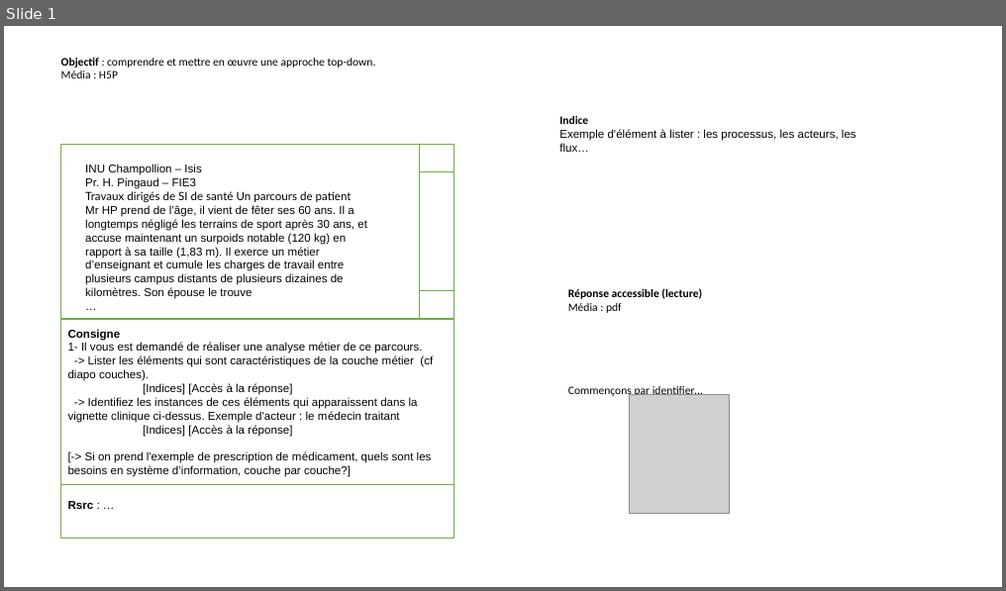
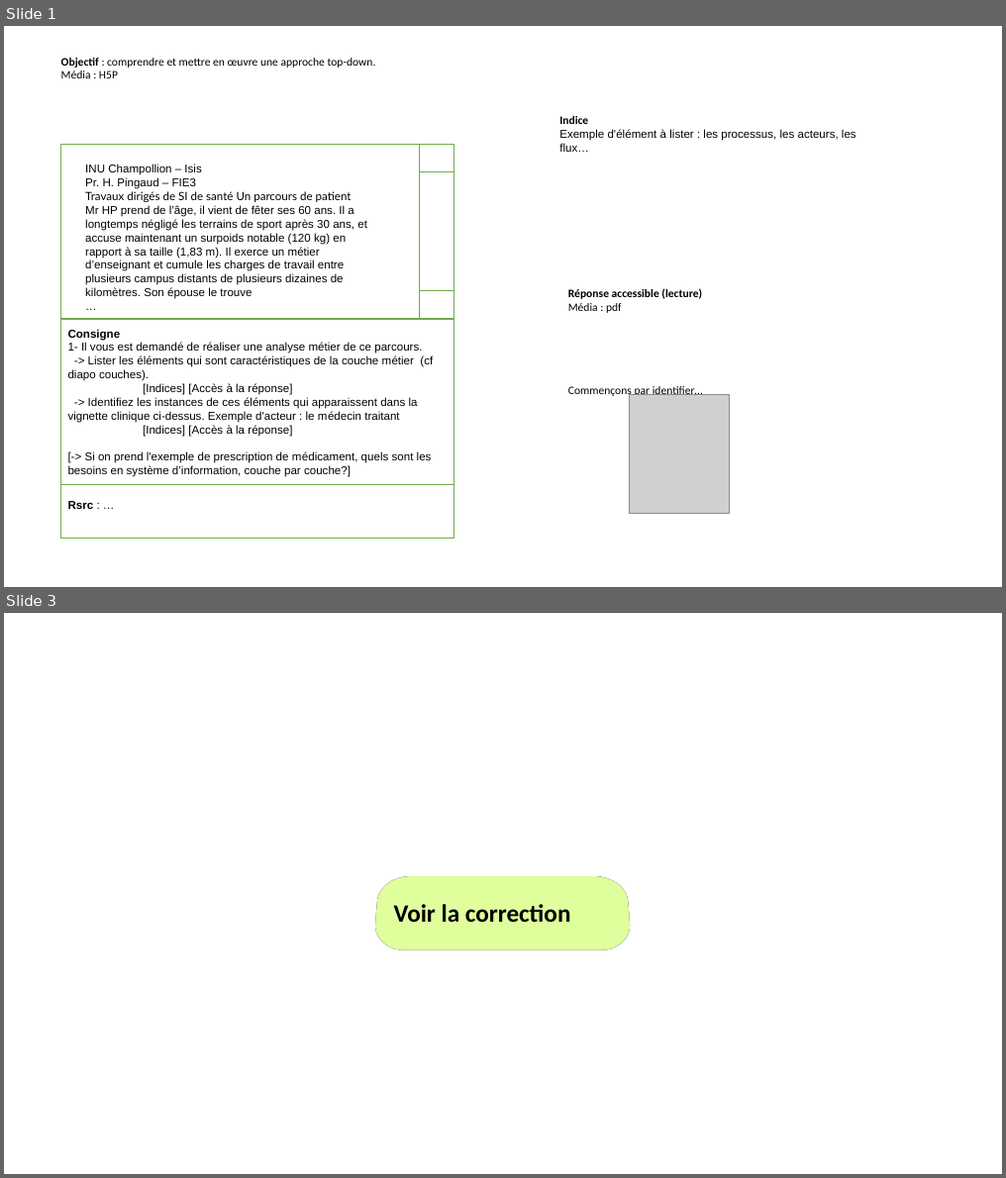
Before and after one commit to Mouhamed-13/projet-FENS, a slide deck: thématique SI/008 SI et parcours patient/rsrc/design capsule.pptx. Shown one above the other, each under a label of ours: slide 1 before the commit, slides 1 and 3 after it; the slides between them are not shown. The pictures are 1006x591 and 1006x1178 pixels, drawn with LibreOffice and Linux fonts; fonts in the diff are those of the drawing; grey boxes stand for pictures. Boxes give left, top, right and bottom in pixels: in the first picture for what was removed or moved away, otherwise in the second. Text is boxed around its words. In the diff, an @@ line names an element or a change of style, - is before the commit and + after.

```diff
--- a/thématique SI/008 SI et parcours patient/rsrc/design capsule.pptx
+++ b/thématique SI/008 SI et parcours patient/rsrc/design capsule.pptx
@@ slide 3 added at (4,613,1002,1174), background #FFFFFF @@
@@ rounded rectangle added at (377,867,629,957), fill #92D050, outline #1E3256 1 pt, 24 pt, text #000000, bold @@
+Voir la correction
```
Also in this commit, not shown: 1 other slide added, 4 other files.
